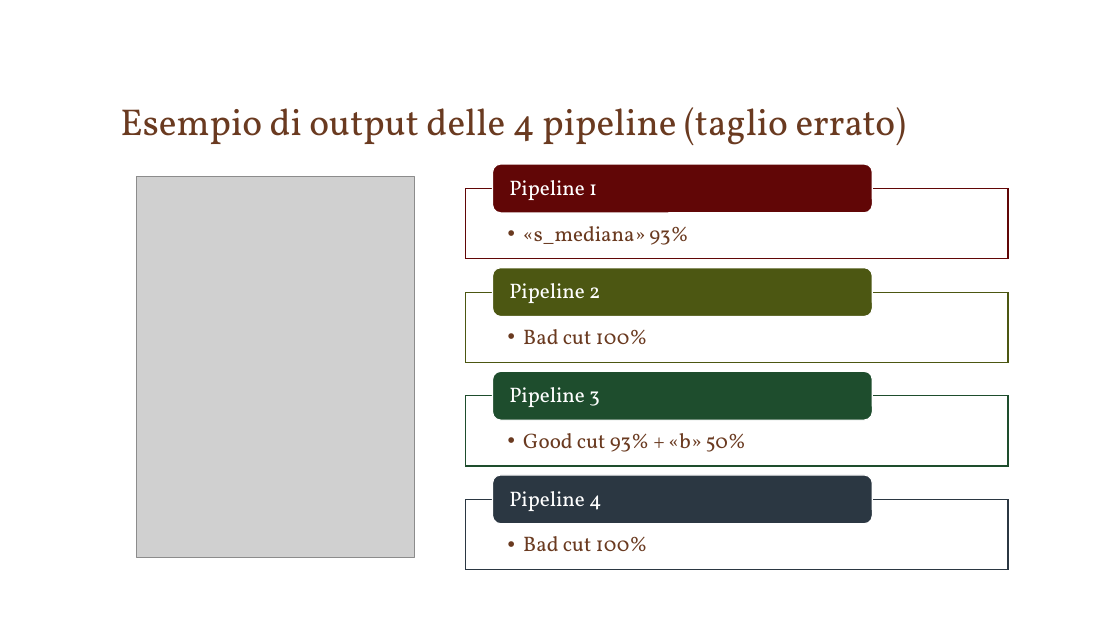
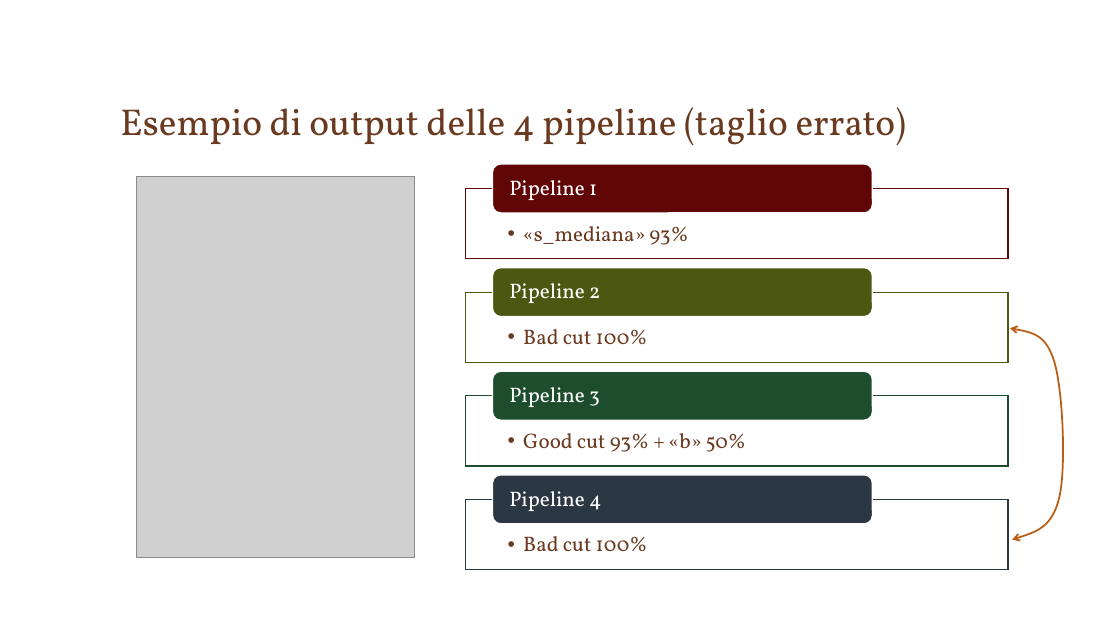
Before and after one commit to Kidel/In-Codice-Ratio-OCR-with-CNN, a slide deck: slide 18 of Relazione/Slide.pptx. Drawn at 1120x630 pixels with LibreOffice and Linux fonts; fonts in the diff are those of the drawing; grey boxes stand for pictures; background and template pictures are left out. Boxes give left, top, right and bottom in pixels: in the first picture for what was removed or moved away, otherwise in the second. Text is boxed around its words. In the diff, an @@ line names an element or a change of style, - is before the commit and + after.

```diff
--- a/Relazione/Slide.pptx
+++ b/Relazione/Slide.pptx
@@ freeform shape added at (1010,329,1063,540), outline #B95E14 1.5 pt @@
```
Also in this commit, not shown: 3 other slides changed, 2 slides added, 1 other file.
